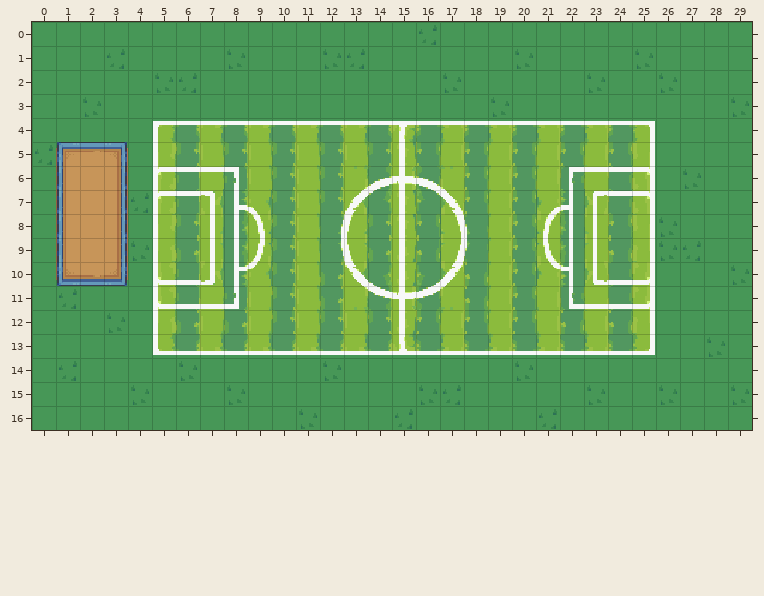
Two versions of a level (Tiled map (JSON), map/s01.json). This is how it looked before the edit.
Cells are 16x16 px. Shown: x 0..29, y 0..16.
The same view after the edit:
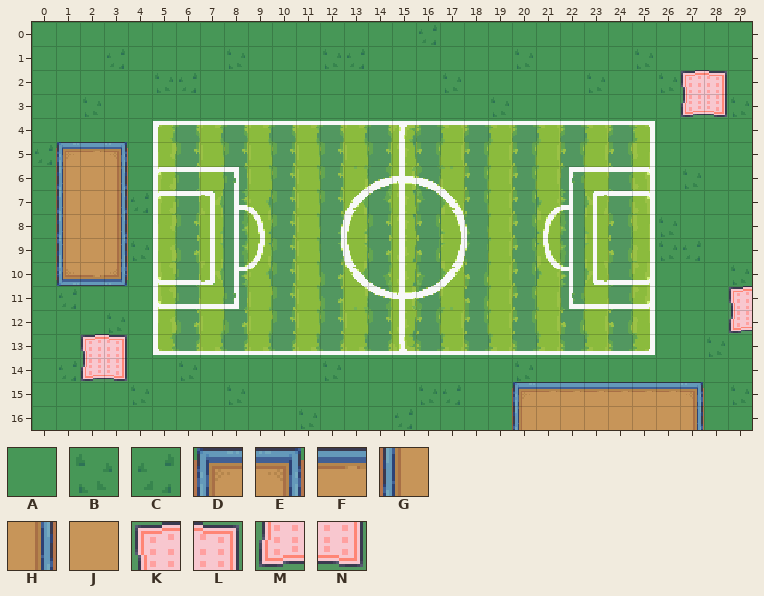
Key: from "scene_a": A 4, B 5, C 5 flipped left-right, D 12, E 12 flipped left-right, F 13, G 20, H 20 flipped left-right, J 21, K 24, L 25, M 32, N 33.
_ is an empty cell, . an unchanged one.
Change:
--- layer "BG1"
@@ x 27..28 @@
- 2 AA
- 3 AA
+ 2 KL
+ 3 MN
@@ x 2..29 @@
-11 ...........................A
-12 ...........................A
-13 AA..........................
-14 AA..........................
-15 ..................AAABAABA..
-16 ..................ACAAAAAA..
+11 ...........................K
+12 ...........................M
+13 KL..........................
+14 MN..........................
+15 ..................DFFFFFFE..
+16 ..................GJJJJJJH..
Where, in picture pixels (left, top, right, bottom), the same in both pictures:
changed: (680, 70, 728, 118)
changed: (728, 286, 752, 334)
changed: (80, 334, 128, 382)
changed: (512, 382, 704, 430)
